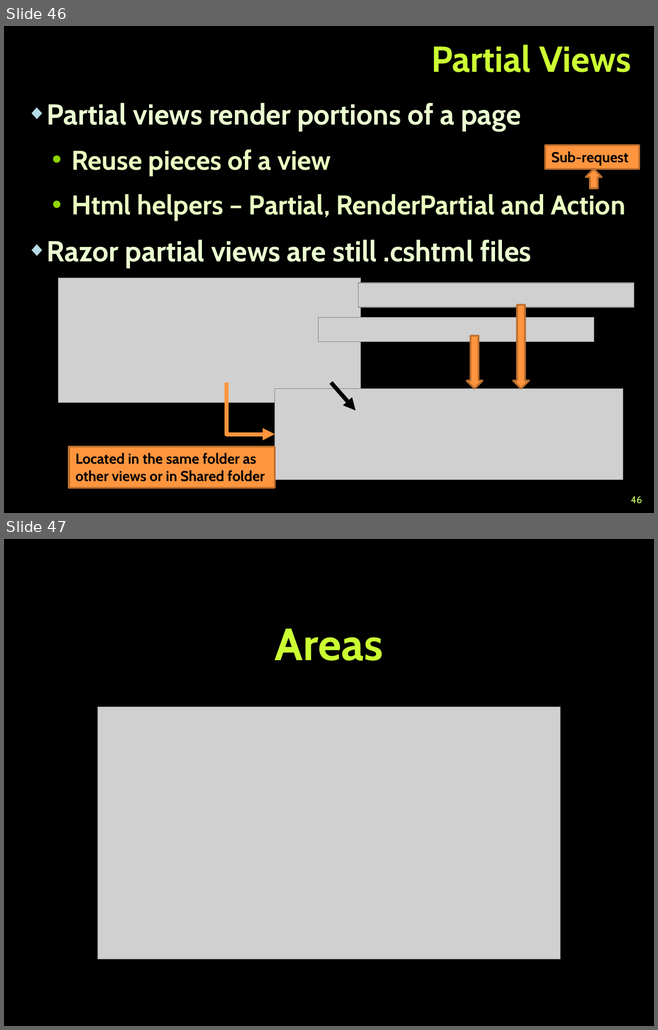
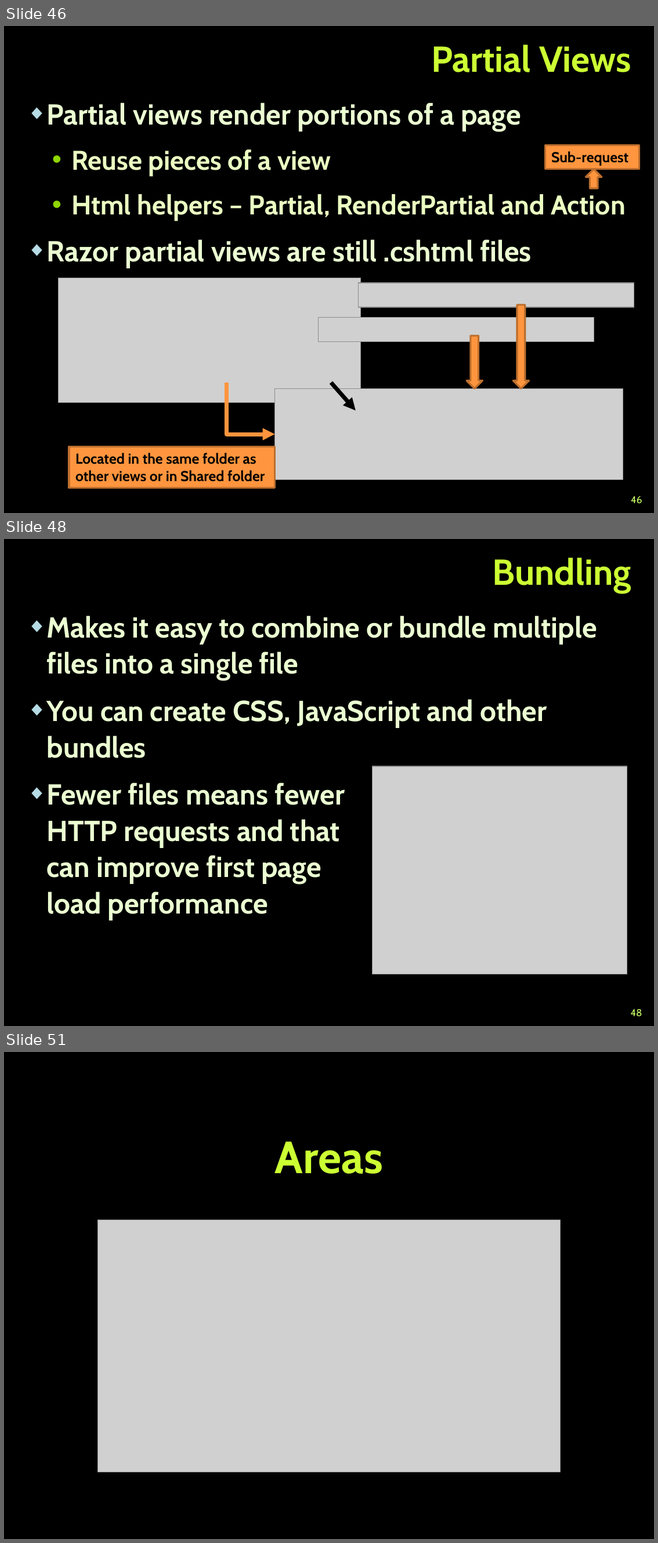
Before and after one commit to TelerikAcademy/ASP.NET-MVC, a slide deck: 02. ASP.NET-MVC-Essentials/ASP.NET MVC Essentials.pptx. Shown one above the other, each under a label of ours: slides 46 and 47 before the commit, slides 46, 48 and 51 after it; the slides between them are not shown. The pictures are 658x1030 and 658x1543 pixels, drawn with LibreOffice and Linux fonts; fonts in the diff are those of the drawing; grey boxes stand for pictures; background and template pictures are left out. Boxes give left, top, right and bottom in pixels: in the first picture for what was removed or moved away, otherwise in the second. Text is boxed around its words. In the diff, an @@ line names an element or a change of style, - is before the commit and + after.

Commit message:
Added slides for bundling and minification in ASP.NET MVC Essentials.pptx

```diff
--- a/02. ASP.NET-MVC-Essentials/ASP.NET MVC Essentials.pptx
+++ b/02. ASP.NET-MVC-Essentials/ASP.NET MVC Essentials.pptx
@@ slide 48 added at (4,539,654,1026), background picture (left out) @@
@@ title added at (492,558,631,593), 40 pt, text #CCFF33, bold @@
+Bundling
@@ text added at (47,616,596,920), 32 pt, text #EBFFD2, bold @@
+◆ Makes it easy to combine or bundle multiple files into a single file
+◆ You can create CSS, JavaScript and other bundles
+◆ Fewer files means fewer
+  HTTP requests and that
+  can improve first page
+  load performance
@@ picture added at (372,766,627,974) @@
@@ page number added at (630,1009,642,1016), 11 pt, text #CCFF66 @@
+48
@@ what was slide 47 is now slide 51 @@
```
Also in this commit, not shown: 1 slide changed, 3 other slides added, 1 other file.
